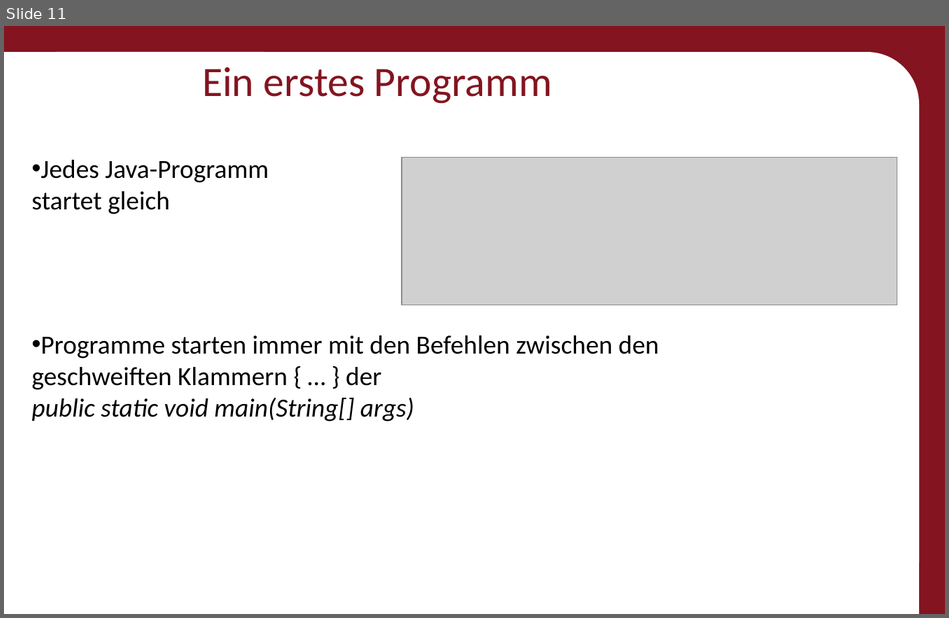
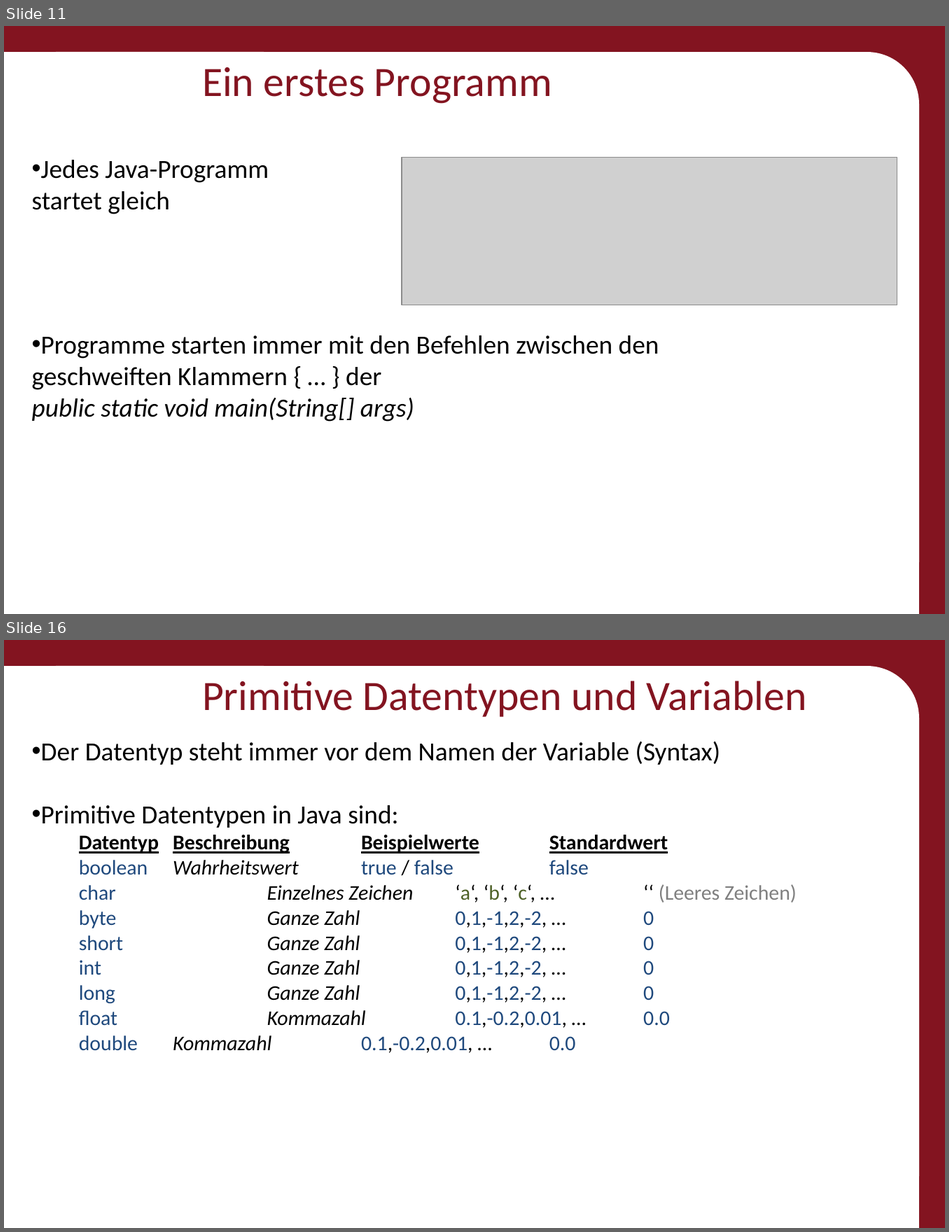
Before and after one commit to Roboscope/java-with-nao, a slide deck: Präsentationen/Anfänger - Java mit NAO.pptx. Shown one above the other, each under a label of ours: slide 11 before the commit, slides 11 and 16 after it; the slides between them are not shown. The pictures are 949x618 and 949x1232 pixels, drawn with LibreOffice and Linux fonts; fonts in the diff are those of the drawing; grey boxes stand for pictures; background and template pictures are left out. Boxes give left, top, right and bottom in pixels: in the first picture for what was removed or moved away, otherwise in the second. Text is boxed around its words. In the diff, an @@ line names an element or a change of style, - is before the commit and + after.

```diff
--- a/Präsentationen/Anfänger - Java mit NAO.pptx
+++ b/Präsentationen/Anfänger - Java mit NAO.pptx
@@ slide 16 added at [4, 640, 945, 1228], background #831420; not listed: 3 template elements that a slide beside it also shows @@
@@ title added at [202, 681, 806, 717], 32 pt, text #831420 @@
+Primitive Datentypen und Variablen
@@ text added at [41, 742, 796, 1053], 16 pt, text #000000 @@
+• Der Datentyp steht immer vor dem Namen der Variable (Syntax)
+• Primitive Datentypen in Java sind:
+  Datentyp Beschreibung Beispielwerte Standardwert
+  boolean Wahrheitswert true / false false
+  char Einzelnes Zeichen ‘a‘, ‘b‘, ‘c‘, … ‘‘ (Leeres Zeichen)
+  byte Ganze Zahl 0,1,-1,2,-2, … 0
+  short Ganze Zahl 0,1,-1,2,-2, … 0
+  int Ganze Zahl 0,1,-1,2,-2, … 0
+  long Ganze Zahl 0,1,-1,2,-2, … 0
+  float Kommazahl 0.1,-0.2,0.01, … 0.0
+  double Kommazahl 0.1,-0.2,0.01, … 0.0
```
Also in this commit, not shown: 11 slides changed, 5 other slides added, 6 other files.
